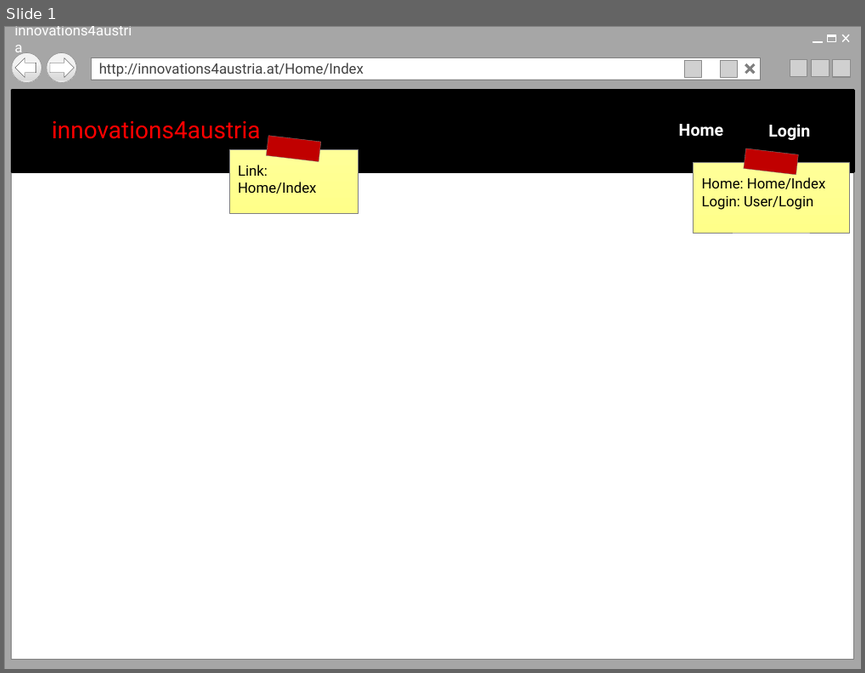
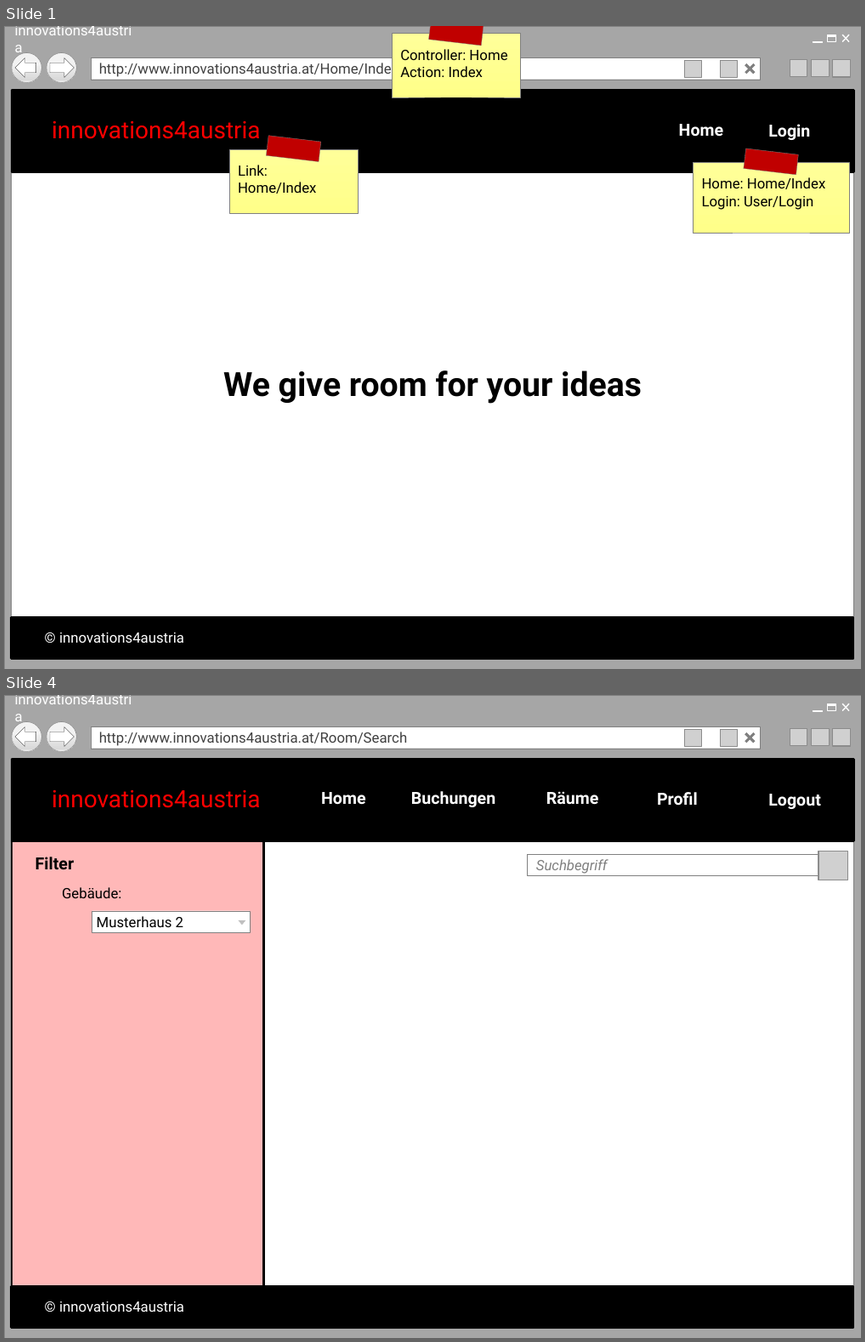
Before and after one commit to marcowurzenberger/ITIN20LAP, a slide deck: Mockup.pptx. Shown one above the other, each under a label of ours: slide 1 before the commit, slides 1 and 4 after it; the slides between them are not shown. The pictures are 865x673 and 865x1342 pixels, drawn with LibreOffice and Linux fonts; fonts in the diff are those of the drawing; grey boxes stand for pictures; background and template pictures are left out. Boxes give left, top, right and bottom in pixels: in the first picture for what was removed or moved away, otherwise in the second. Text is boxed around its words. In the diff, an @@ line names an element or a change of style, - is before the commit and + after.

```diff
--- a/Mockup.pptx
+++ b/Mockup.pptx
@@ slide 4 added at bbox=[4, 695, 861, 1338], background #FFFFFF @@
@@ group added at bbox=[4, 695, 861, 1338]: 6 rectangles, 5 pictures, 4 lines, 2 ellipses, 1 text, 1 left arrow, 1 right arrow @@
+innovations4austria
+http://www.innovations4austria.at/Room/Search
@@ rectangle added at bbox=[12, 760, 854, 840], fill #000000, outline #000000 2 pt @@
@@ text added at bbox=[52, 790, 261, 808], 20 pt, text #FF0000 @@
+innovations4austria
@@ text added at bbox=[321, 792, 366, 805], 14 pt, text #FFFFFF, bold @@
+Home
@@ text added at bbox=[411, 791, 496, 807], 14 pt, text #FFFFFF, bold @@
+Buchungen
@@ text added at bbox=[546, 791, 599, 805], 14 pt, text #FFFFFF, bold @@
+Räume
@@ text added at bbox=[657, 792, 698, 805], 14 pt, text #FFFFFF, bold @@
+Profil
@@ text added at bbox=[768, 794, 821, 809], 14 pt, text #FFFFFF, bold @@
+Logout
@@ rectangle added at bbox=[12, 840, 263, 1286], fill #FF0000 at 28% opacity, outline #000000 2 pt @@
@@ text added at bbox=[35, 857, 75, 870], 14 pt, text #000000, bold @@
+Filter
@@ rectangle added at bbox=[527, 853, 843, 875], fill #FFFFFF, outline #808080 0.25 pt, 12 pt, text #808080, italic @@
+Suchbegriff
@@ picture added at bbox=[818, 851, 847, 880] @@
@@ text added at bbox=[62, 887, 121, 898], 12 pt, text #000000 @@
+Gebäude:
@@ rectangle added at bbox=[92, 911, 250, 932], fill #FFFFFF, outline #808080 0.25 pt, 12 pt, text #000000 @@
+Musterhaus 2
@@ triangle added at bbox=[238, 920, 245, 925], fill #BFBFBF @@
@@ rectangle added at bbox=[11, 1287, 853, 1327], fill #000000, outline #000000 2 pt @@
@@ text added at bbox=[59, 1301, 184, 1311], 12 pt, text #FFFFFF @@
+© innovations4austria
@@ slide 1 changed as well @@
@@ rectangle added at bbox=[392, 33, 521, 97], fill gradient #FFFF99 to #FFFF89, outline #808080 0.25 pt, 12 pt, text #000000 @@
+Controller: Home
+Action: Index
@@ rectangle added at bbox=[429, 26, 484, 46], fill #C00000, outline #808080 0.25 pt @@
@@ text in rectangle at bbox=[99, 61, 398, 78]: text changed @@
-http://innovations4austria.at/Home/Index
+http://www.innovations4austria.at/Home/Index
@@ text added at bbox=[223, 370, 642, 403], 28 pt, text #000000, bold @@
+We give room for your ideas
@@ rectangle added at bbox=[11, 618, 853, 658], fill #000000, outline #000000 2 pt @@
@@ text added at bbox=[59, 632, 184, 642], 12 pt, text #FFFFFF @@
+© innovations4austria
```
Also in this commit, not shown: 7 other slides added, 1 other file.
